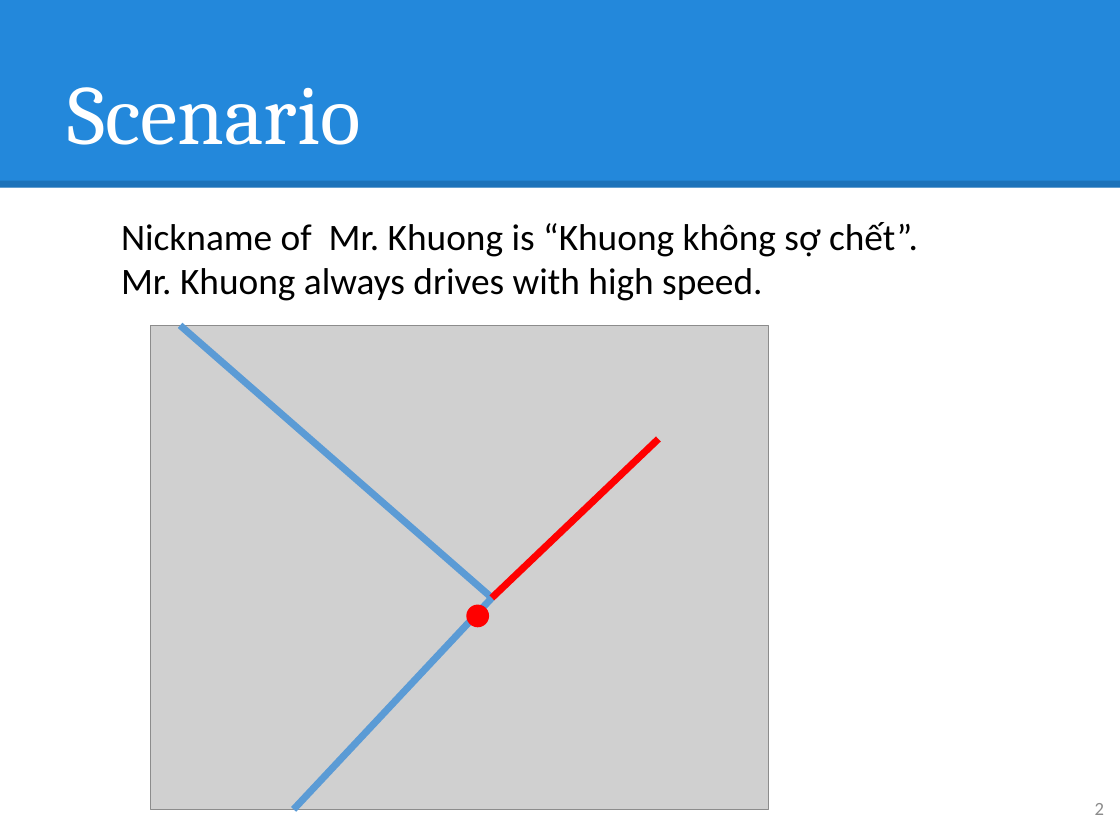
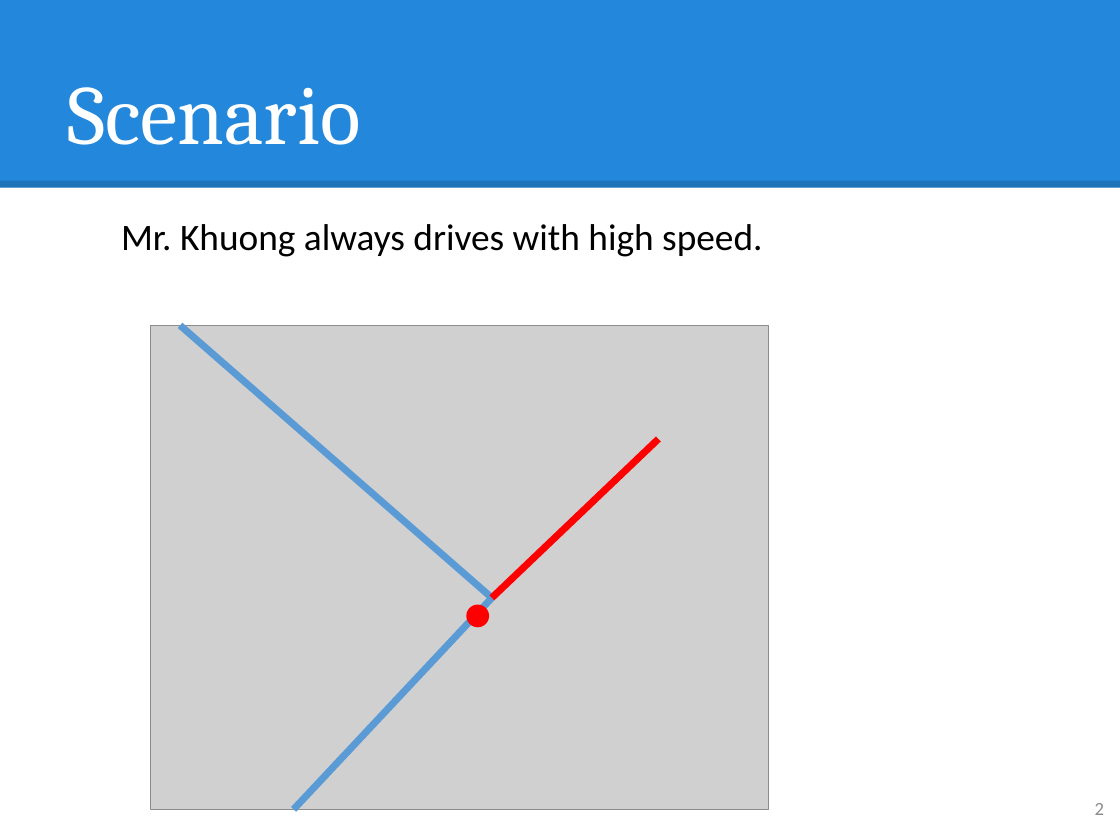
Before and after one commit to hqt/street-router, a slide deck: slide 2 of Document/presentation/nam/9 notify wrong way.pptx. Drawn at 1120x840 pixels with LibreOffice and Linux fonts; fonts in the diff are those of the drawing; grey boxes stand for pictures. Boxes give left, top, right and bottom in pixels: in the first picture for what was removed or moved away, otherwise in the second. Text is boxed around its words. In the diff, an @@ line names an element or a change of style, - is before the commit and + after.

```diff
--- a/Document/presentation/nam/9 notify wrong way.pptx
+++ b/Document/presentation/nam/9 notify wrong way.pptx
@@ text at [121,222,918,257]: paragraph removed @@
-Nickname of Mr. Khuong is “Khuong không sợ chết”.
```
